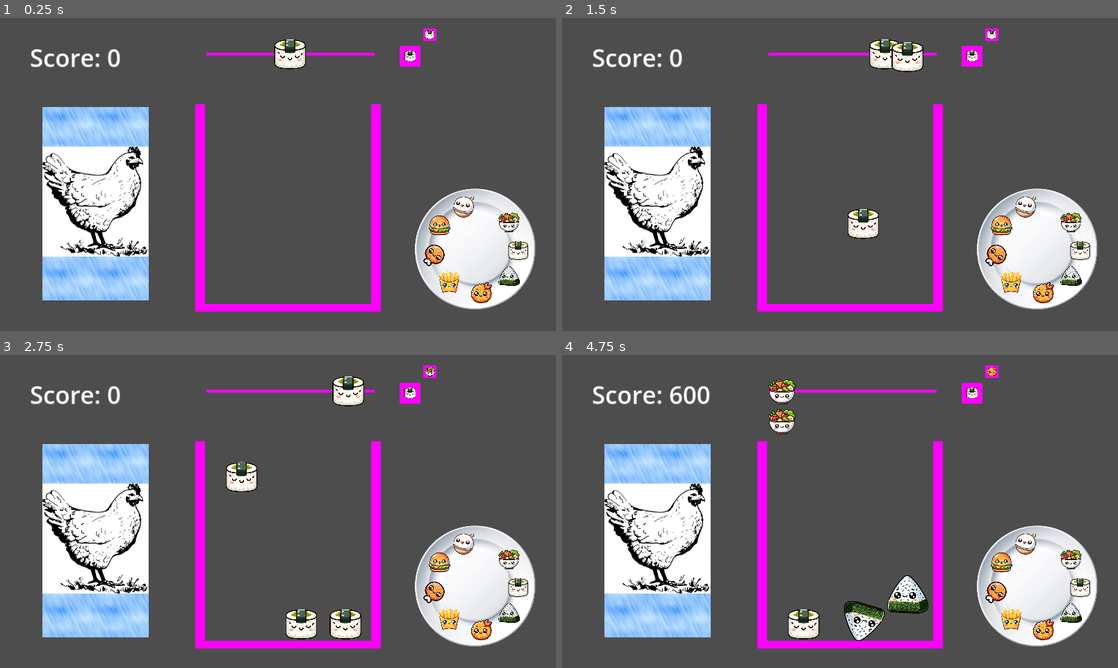
Above: before the commit, frames 1-4 (two rows, left to right).
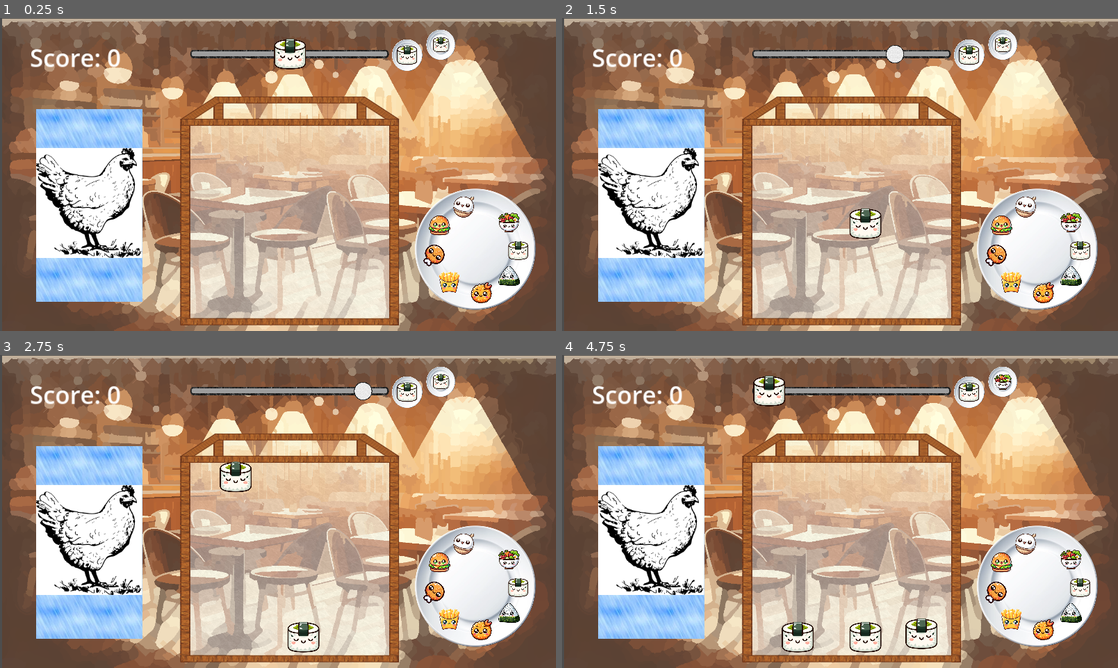
Above: after the commit, the same moments.

Repository: Niwatori401/DropGame
Game: Godot game, scene res://main_root.tscn
The game is run twice, just before and just after one commit, with the same random seed, the same clock (stepped at 60 frames per second) and the same inputs.
Inputs:
- Up to frame 1 (0.25 s): no input
- Up to frame 2 (1.5 s): tap Enter at 0.5 s; hold Right (move_right) 0.53-1.28 s; tap S (drop_ball) at 0.6, 1.35 s; hold Left (move_left) from 1.28 s (still down)
- Up to frame 3 (2.75 s): release Left (move_left) at 2.03 s; hold Right (move_right) from 2.03 s (still down); tap S (drop_ball) at 2.1 s
- Up to frame 4 (4.75 s): tap S (drop_ball) at 2.85, 3.6, 4.35 s; release Right (move_right) at 3.53 s; hold Left (move_left) from 3.53 s (still down)

The runs differ from the first frame. In frame 1, 81% of the frame differs, in the area x 0-100%, y 0-100%; in frame 2, 81%; in frame 3, 81%; in frame 4, 81%.

Commit message:
Update scenes for new textures

Diff:
--- a/Dropper.gd
+++ b/Dropper.gd
@@ -1,8 +1,11 @@
 extends Sprite2D
 var position_offset : float = 0
-const move_speed = 1
+const move_speed = 800
 @export var ball_scene : PackedScene
 @onready var score_counter = get_tree().get_nodes_in_group("score")[0]
+const ball_sprite_scale_for_next = 0.18;
+const ball_sprite_scale_for_next_next = 0.14;
+var can_drop = true;
 
 var current_ball_index : int
 var next_ball_index : int
@@ -25,11 +28,13 @@
 		position_offset -= delta * move_speed
 	if Input.is_action_pressed("move_right"):
 		position_offset += delta * move_speed
-	if Input.is_action_just_pressed("drop_ball"):
+	if Input.is_action_just_pressed("drop_ball") and can_drop:
+		can_drop = false;
+		$DropTimer.start();
+		$DropperHead/BallTexture.modulate.a = 0;
 		# Drop current ball
-		spawn_falling_ball()
-		# Spawn new ball
-		spawn_new_ball_texture()
+		spawn_falling_ball();
+
 
 	if position_offset < (-self.rail_length / 2 + ball_sprite_size[0] / 2)  / global_scale[0]:
 		position_offset = (-self.rail_length / 2 + ball_sprite_size[0] / 2) / global_scale[0]
@@ -74,12 +79,12 @@
 	#Set next ball texture
 	var next_ball_sprite = newball.get_node("Hitbox/Sprite").get_sprite_frames().get_frame_texture(str(self.next_ball_index), 0)
 	get_node("NextBallBackground/Ball").set_texture(next_ball_sprite)
-	get_node("NextBallBackground/Ball").scale = Vector2(0.1, 0.1) / $NextBallBackground.global_scale
+	get_node("NextBallBackground/Ball").scale = Vector2(ball_sprite_scale_for_next, ball_sprite_scale_for_next) / $NextBallBackground.global_scale
 
 	#Set next next ball texture
 	var next_next_ball_sprite = newball.get_node("Hitbox/Sprite").get_sprite_frames().get_frame_texture(str(self.next_next_ball_index), 0)
 	get_node("NextNextBallBackground/Ball").set_texture(next_next_ball_sprite)
-	get_node("NextNextBallBackground/Ball").scale = Vector2(0.08, 0.08) / $NextNextBallBackground.global_scale
+	get_node("NextNextBallBackground/Ball").scale = Vector2(ball_sprite_scale_for_next_next, ball_sprite_scale_for_next_next) / $NextNextBallBackground.global_scale
 
 	#Set cur ball texture and scale
 	newball.ball_type = self.current_ball_index
@@ -93,3 +98,11 @@
 	self.ball_sprite_size = orginal_scale * Vector2(ball_texture_node.texture.get_width(), ball_texture_node.texture.get_height())
 
 	newball.queue_free()
+
+
+func _on_drop_timer_timeout():
+	$DropTimer.stop();
+	$DropperHead/BallTexture.modulate.a = 1;
+	# Spawn new ball
+	spawn_new_ball_texture();
+	can_drop = true;
--- a/ball.gd
+++ b/ball.gd
@@ -5,10 +5,12 @@
 @export var max_ball_type : int = 8
 @export var base_scale : float = 4.675
 
-var ball_sizes = [0.6, 0.75, .9, 1.1, 1.3, 1.5, 2.0, 2.5]
+var ball_sizes = [0.6, 0.75, .9, 1.1, 1.3, 1.5, 1.8, 2.2]
 var ball_masses = [0.6, 0.75, .9, 1.1, 1.3, 1.5, 2.0, 2.5]
 var should_teleport : bool = false
 var teleport_location : Vector2 = Vector2.ZERO
+@export var time_since_last_check : float;
+@export var time_between_checks : float = 1;
 
 func _ready():
 	set_contact_monitor(true)
@@ -22,7 +24,25 @@
 	self.mass = ball_masses[self.ball_type - 1]
 
 func _process(delta):
-	pass
+	time_since_last_check += delta;
+
+	if time_since_last_check >= time_between_checks:
+		var coliBodies = get_colliding_bodies()
+		time_since_last_check = 0;
+
+		for body in coliBodies:
+			if body.is_in_group("ball") and body.ball_type == self.ball_type and body.ball_type < self.max_ball_type:
+				self.ball_type += 1
+				should_teleport = true
+				get_node("Hitbox/Sprite").play(str(self.ball_type))
+				update_scale()
+				var start_loc = self.get_global_transform().get_origin()
+				var end_loc = body.get_global_transform().get_origin()
+				self.teleport_location = (start_loc + end_loc) / 2
+
+				emit_signal("popped", self.ball_type)
+				body.queue_free()
+
 
 func _integrate_forces(state):
 	# Fixes a weird graphical issue where when spawned these balls would be super stretched.
--- a/ball.tscn
+++ b/ball.tscn
@@ -94,6 +94,6 @@
 [node name="Sprite" type="AnimatedSprite2D" parent="Hitbox"]
 scale = Vector2(0.081, 0.081)
 sprite_frames = SubResource("SpriteFrames_rvfp1")
-animation = &"1"
+animation = &"3"
 
 [connection signal="body_entered" from="." to="." method="_on_body_entered"]
--- a/dropper.tscn
+++ b/dropper.tscn
@@ -1,39 +1,40 @@
-[gd_scene load_steps=7 format=3 uid="uid://d0aasxmpat2ch"]
+[gd_scene load_steps=6 format=3 uid="uid://d0aasxmpat2ch"]
 
 [ext_resource type="Script" path="res://Dropper.gd" id="1_o2nv7"]
+[ext_resource type="Texture2D" uid="uid://bgafjbcva7ugt" path="res://art/dropper.png" id="1_x5udc"]
 [ext_resource type="PackedScene" uid="uid://c2j4w5e102pj1" path="res://ball.tscn" id="2_xhsm4"]
-
-[sub_resource type="PlaceholderTexture2D" id="PlaceholderTexture2D_kmga6"]
-
-[sub_resource type="PlaceholderTexture2D" id="PlaceholderTexture2D_ug6ea"]
-
-[sub_resource type="PlaceholderTexture2D" id="PlaceholderTexture2D_6ubta"]
-
-[sub_resource type="PlaceholderTexture2D" id="PlaceholderTexture2D_mq6i3"]
+[ext_resource type="Texture2D" uid="uid://fgr7koa3kb4y" path="res://art/WheelBackground.png" id="4_12icc"]
+[ext_resource type="Texture2D" uid="uid://1m8h0hsnkrvw" path="res://art/dropperHead.png" id="4_q06h2"]
 
 [node name="Dropper" type="Sprite2D"]
 position = Vector2(604, 95.0938)
-scale = Vector2(554.5, 6.18753)
-texture = SubResource("PlaceholderTexture2D_kmga6")
+scale = Vector2(0.8, 1)
+texture = ExtResource("1_x5udc")
 script = ExtResource("1_o2nv7")
 ball_scene = ExtResource("2_xhsm4")
 
 [node name="DropperHead" type="Sprite2D" parent="."]
-scale = Vector2(0.075, 5.755)
-texture = SubResource("PlaceholderTexture2D_ug6ea")
+scale = Vector2(0.15, 0.12)
+texture = ExtResource("4_q06h2")
 
 [node name="BallTexture" type="Sprite2D" parent="DropperHead"]
 
 [node name="NextBallBackground" type="Sprite2D" parent="."]
-position = Vector2(0.711843, 0.631309)
-scale = Vector2(0.123653, 7.04)
-texture = SubResource("PlaceholderTexture2D_6ubta")
+position = Vector2(466.25, 2.90619)
+scale = Vector2(0.242132, 0.199963)
+texture = ExtResource("4_12icc")
 
 [node name="Ball" type="Sprite2D" parent="NextBallBackground"]
+scale = Vector2(2, 2)
 
 [node name="NextNextBallBackground" type="Sprite2D" parent="."]
-position = Vector2(0.828797, -6.64139)
-scale = Vector2(0.0809085, 4.43)
-texture = SubResource("PlaceholderTexture2D_mq6i3")
+position = Vector2(600, -30.0938)
+scale = Vector2(0.229727, 0.191727)
+texture = ExtResource("4_12icc")
 
 [node name="Ball" type="Sprite2D" parent="NextNextBallBackground"]
+scale = Vector2(2, 2)
+
+[node name="DropTimer" type="Timer" parent="."]
+
+[connection signal="timeout" from="DropTimer" to="." method="_on_drop_timer_timeout"]
--- a/main_root.tscn
+++ b/main_root.tscn
@@ -1,6 +1,8 @@
-[gd_scene load_steps=6 format=3 uid="uid://cpe33er6bhw26"]
+[gd_scene load_steps=8 format=3 uid="uid://cpe33er6bhw26"]
 
+[ext_resource type="Texture2D" uid="uid://drkbfgixngr0p" path="res://art/background.png" id="1_hjl2a"]
 [ext_resource type="PackedScene" uid="uid://cc6ijvp7lc2vn" path="res://wall.tscn" id="1_tyudq"]
+[ext_resource type="Texture2D" uid="uid://dnkcb7nqw5opm" path="res://art/box.png" id="2_0t7x2"]
 [ext_resource type="PackedScene" uid="uid://d0aasxmpat2ch" path="res://dropper.tscn" id="2_suryt"]
 [ext_resource type="PackedScene" uid="uid://232acipa188l" path="res://ball_wheel.tscn" id="3_50ynx"]
 [ext_resource type="PackedScene" uid="uid://3m53sb0x2u24" path="res://Score.tscn" id="5_34tjh"]
@@ -8,22 +10,35 @@
 
 [node name="MainRoot" type="Node"]
 
+[node name="background" type="Sprite2D" parent="."]
+position = Vector2(578.5, 325)
+scale = Vector2(0.640067, 0.630859)
+texture = ExtResource("1_hjl2a")
+
+[node name="BoxSprite" type="Sprite2D" parent="."]
+position = Vector2(601, 400)
+scale = Vector2(0.766026, 0.592461)
+texture = ExtResource("2_0t7x2")
+
 [node name="LeftWall" parent="." instance=ExtResource("1_tyudq")]
-position = Vector2(415, 390)
-scale = Vector2(-20.7904, 423.16)
+position = Vector2(384, 422)
+scale = Vector2(-8.2304, 423.16)
+texture = null
 
 [node name="LeftWall2" parent="." instance=ExtResource("1_tyudq")]
-position = Vector2(779, 390)
-scale = Vector2(-20.7904, 423.16)
+position = Vector2(817, 420)
+scale = Vector2(-9.2704, 423.16)
+texture = null
 
 [node name="BottomWall" parent="." instance=ExtResource("1_tyudq")]
-position = Vector2(597, 600)
+position = Vector2(602, 627)
 rotation = -4.71239
-scale = Vector2(15.445, -383.96)
+scale = Vector2(15.445, -449.96)
+texture = null
 
 [node name="Dropper" parent="." instance=ExtResource("2_suryt")]
 position = Vector2(601.5, 74.9531)
-scale = Vector2(349, 6.09376)
+scale = Vector2(0.52, 0.655)
 
 [node name="BallWheel" parent="." instance=ExtResource("3_50ynx")]
 position = Vector2(986, 478)
@@ -35,5 +50,5 @@
 offset_right = 434.0
 offset_bottom = 149.0
 
-[node name="Sprite2D" parent="." instance=ExtResource("6_ofcic")]
-position = Vector2(198, 385)
+[node name="Body" parent="." instance=ExtResource("6_ofcic")]
+position = Vector2(185, 388)
